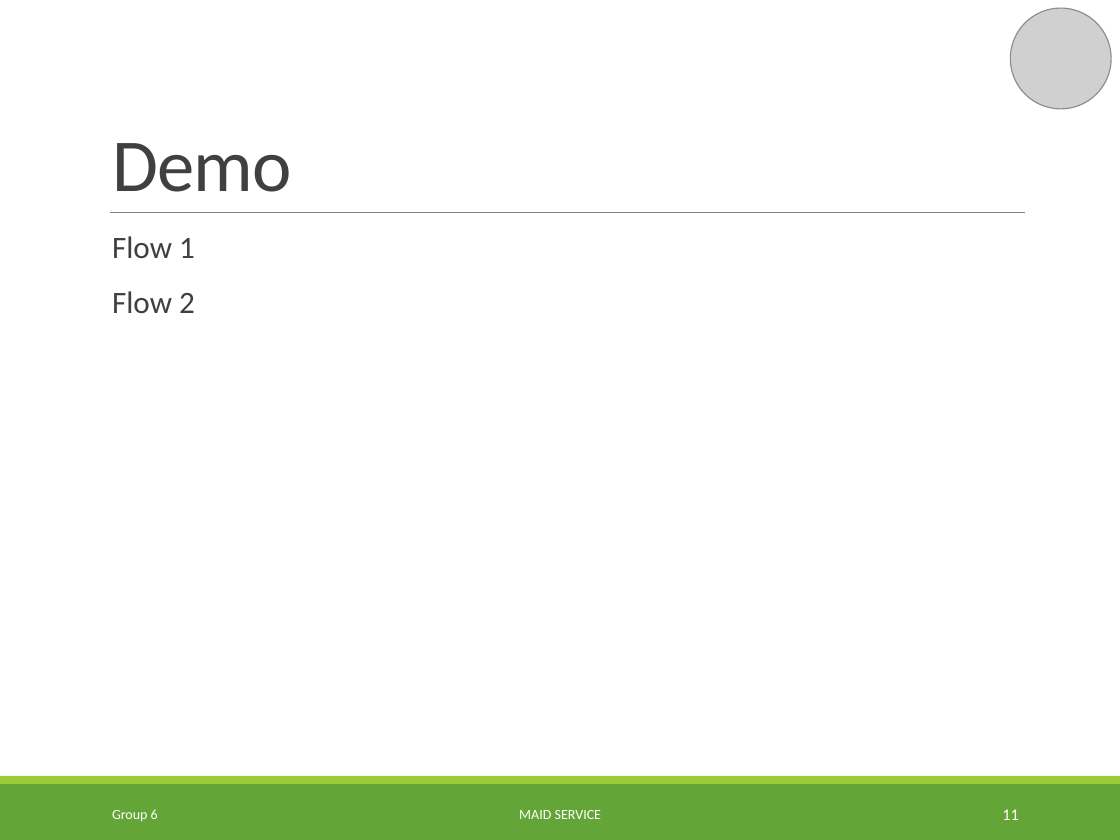
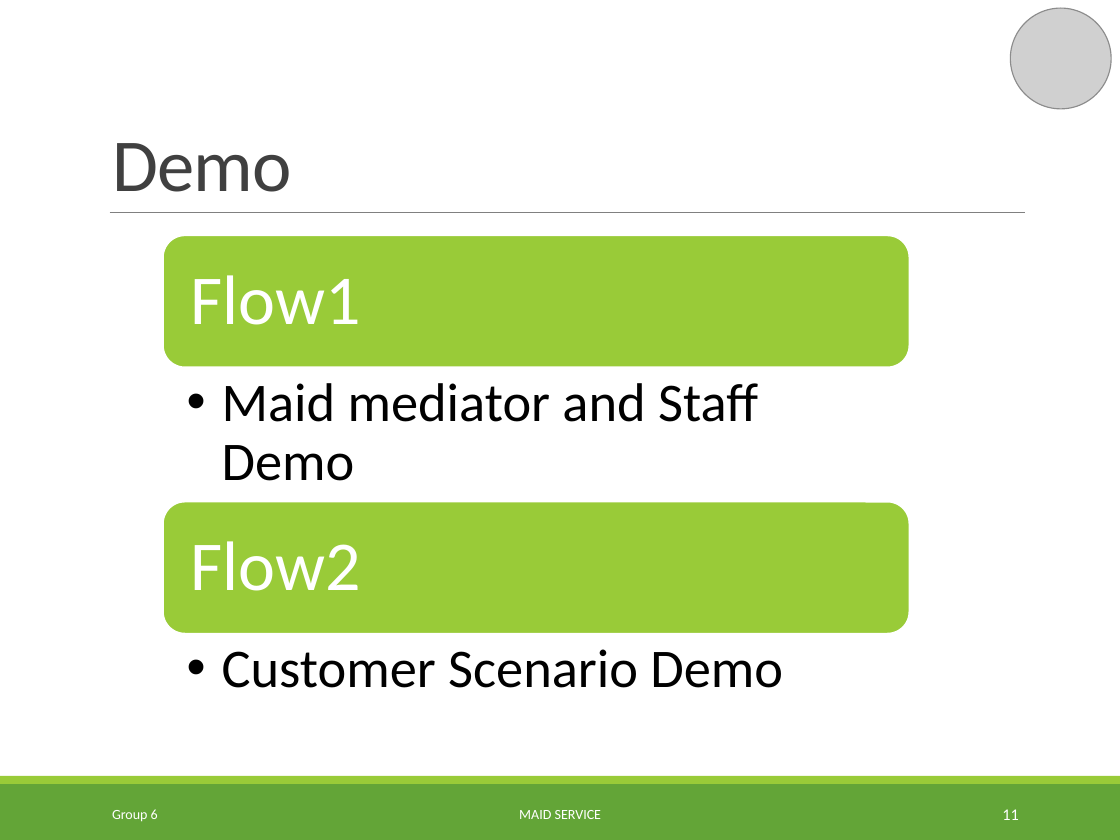
Before and after one commit to TuanBT/ms-website, a slide deck: slide 11 of Presentation/MS_Slide.pptx. Drawn at 1120x840 pixels with LibreOffice and Linux fonts; fonts in the diff are those of the drawing; grey boxes stand for pictures; background and template pictures are left out. Boxes give left, top, right and bottom in pixels: in the first picture for what was removed or moved away, otherwise in the second. Text is boxed around its words. In the diff, an @@ line names an element or a change of style, - is before the commit and + after.

```diff
--- a/Presentation/MS_Slide.pptx
+++ b/Presentation/MS_Slide.pptx
@@ text removed at (x1=112, y1=236, x2=195, y2=313) @@
-  Flow 1
-  Flow 2
@@ group added at (x1=162, y1=235, x2=909, y2=688): 4 texts, 2 rounded rectangles @@
+Flow1
+  •• Maid mediator and Staff Demo
+Flow2
+  •• Customer Scenario Demo
```
Also in this commit, not shown: 16 other slides changed, 2 slides added, 6 slides removed.
